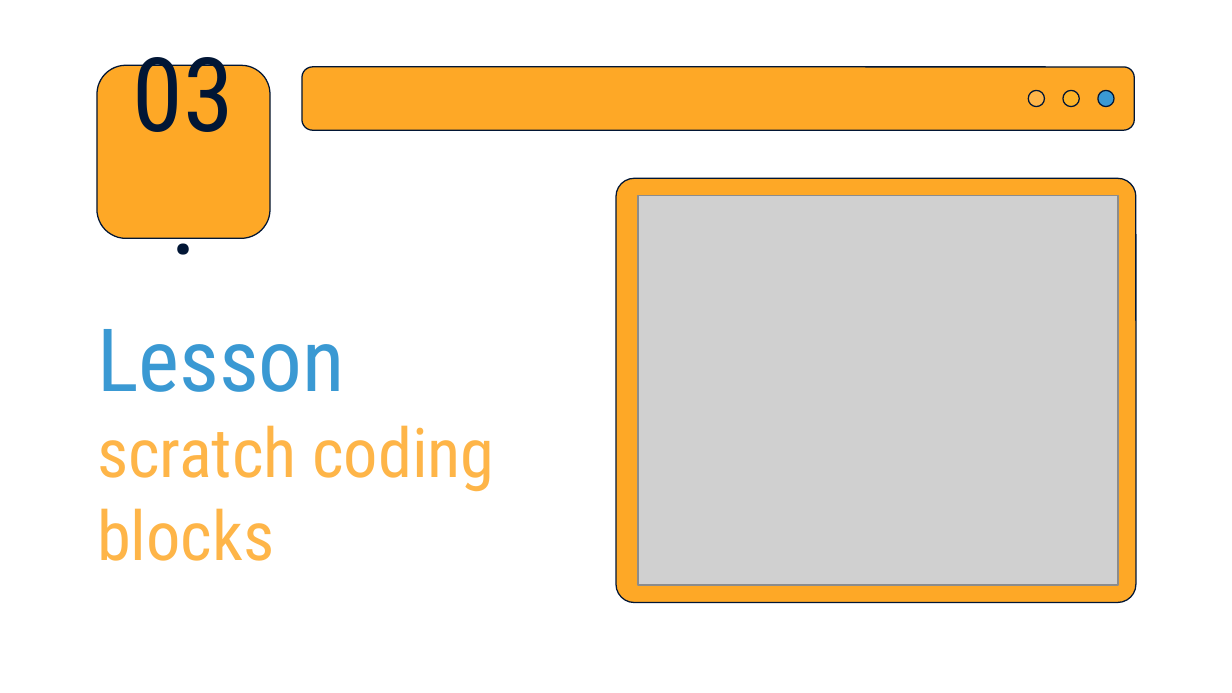
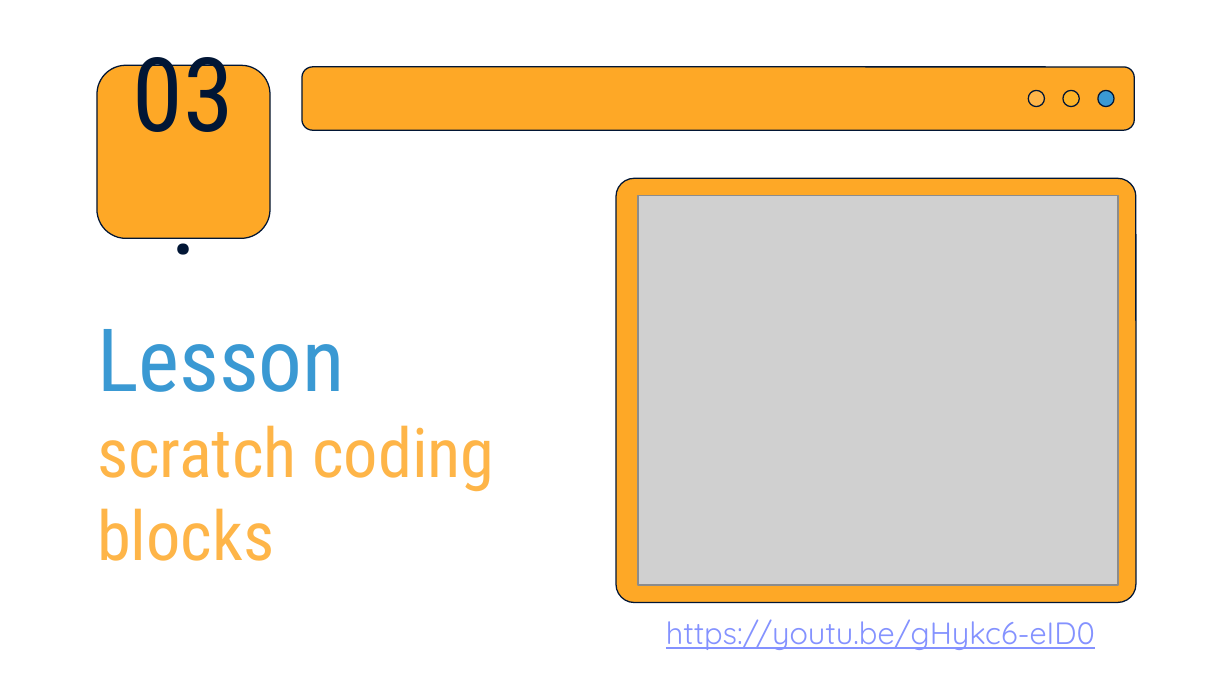
Before and after one commit to Vanshika-Mittal/scratch-tutorial, a slide deck: slide 12 of Scratch-Basics/Scratch-Basics.pptx. Drawn at 1232x693 pixels with LibreOffice and Linux fonts; fonts in the diff are those of the drawing; grey boxes stand for pictures. Boxes give left, top, right and bottom in pixels: in the first picture for what was removed or moved away, otherwise in the second. Text is boxed around its words. In the diff, an @@ line names an element or a change of style, - is before the commit and + after.

```diff
--- a/Scratch-Basics/Scratch-Basics.pptx
+++ b/Scratch-Basics/Scratch-Basics.pptx
@@ text added at <box>666,619,1095,650</box>, 18 pt, text #8492FF, underline @@
+https://youtu.be/gHykc6-eID0
```
Also in this commit, not shown: 15 other slides changed.
